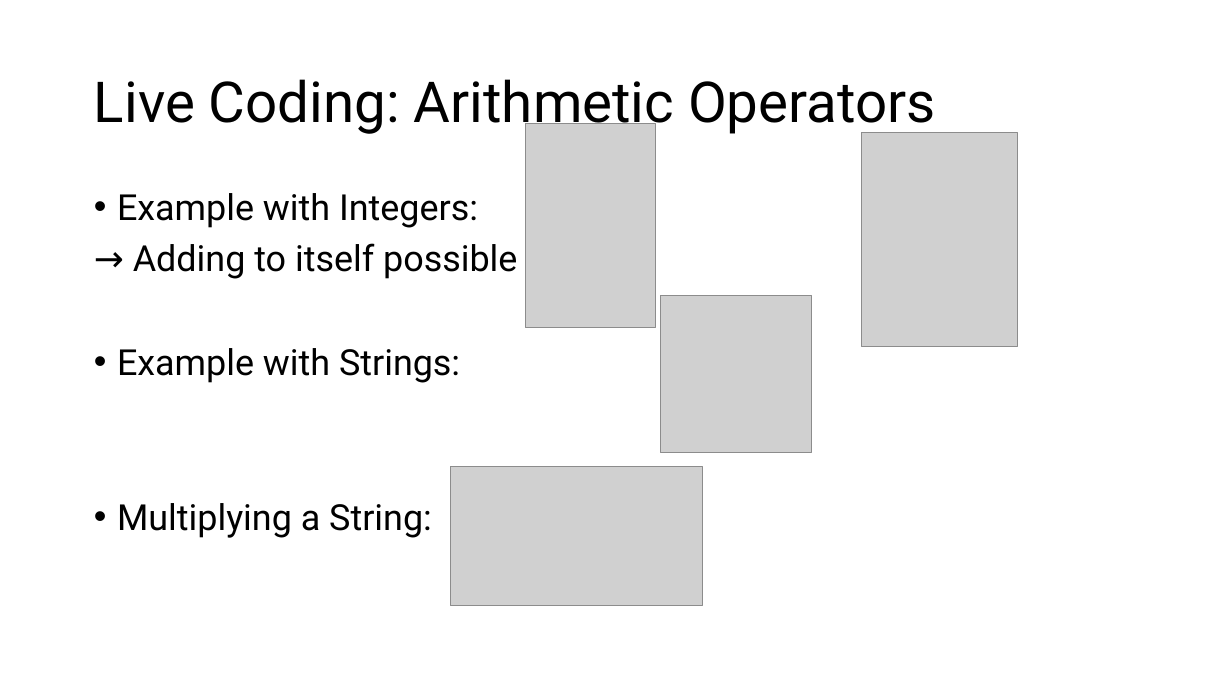
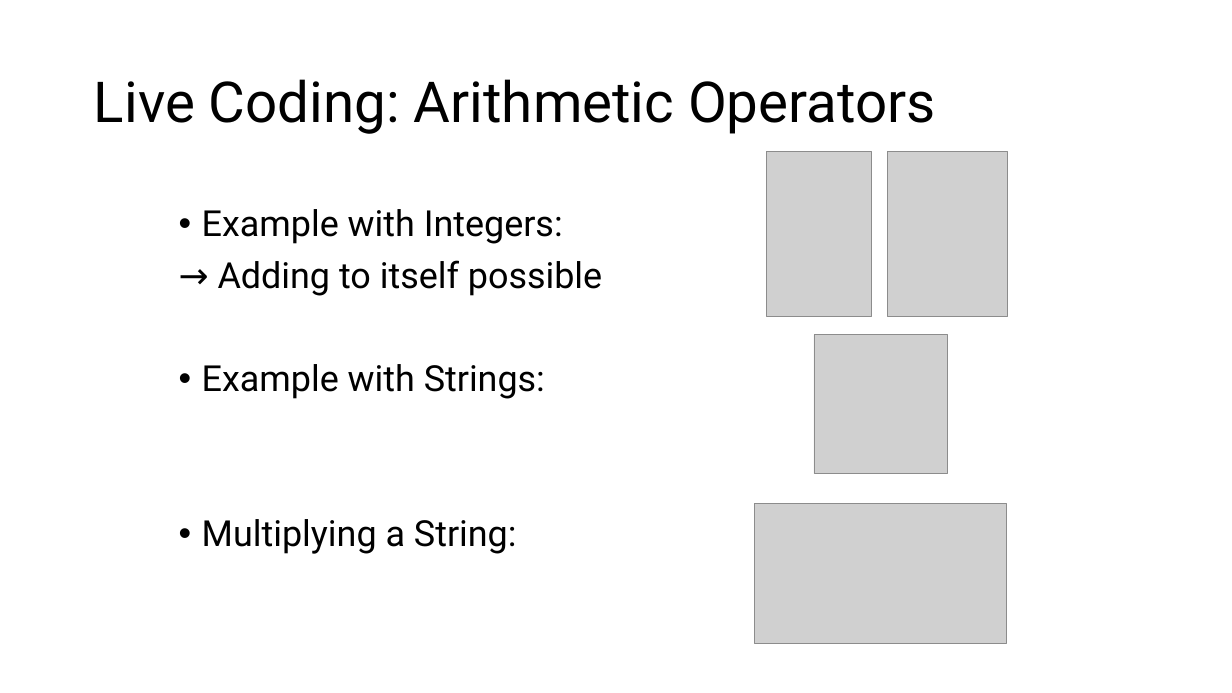
Before and after one commit to jonathanbollig/pycophy, a slide deck: slide 8 of Lectures/Chunk 2 - Variables and Arithmetic Operators.pptx. Drawn at 1232x693 pixels with LibreOffice and Linux fonts; fonts in the diff are those of the drawing; grey boxes stand for pictures. Boxes give left, top, right and bottom in pixels: in the first picture for what was removed or moved away, otherwise in the second. Text is boxed around its words. In the diff, an @@ line names an element or a change of style, - is before the commit and + after.

```diff
--- a/Lectures/Chunk 2 - Variables and Arithmetic Operators.pptx
+++ b/Lectures/Chunk 2 - Variables and Arithmetic Operators.pptx
@@ picture: place and size @@
-picture at bbox=[526, 124, 656, 328]
+picture at bbox=[766, 152, 872, 316]
@@ picture: place and size @@
-picture at bbox=[861, 133, 1018, 347]
+picture at bbox=[887, 152, 1007, 316]
@@ text "Example with Integers:": place and size @@
-text "Example with Integers:" at bbox=[117, 193, 517, 538]
+text "Example with Integers:" at bbox=[202, 209, 602, 554]
@@ picture: place and size @@
-picture at bbox=[661, 296, 811, 453]
+picture at bbox=[814, 335, 947, 474]
@@ picture: place and size @@
-picture at bbox=[450, 467, 701, 606]
+picture at bbox=[755, 504, 1006, 643]
```
Also in this commit, not shown: 8 other slides changed, 2 other files.
